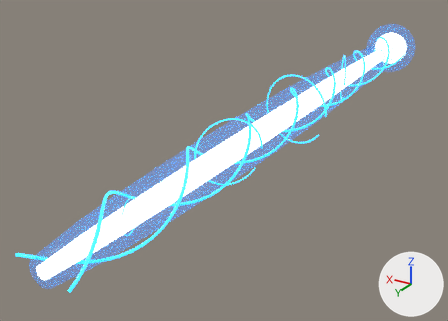
Renders of the glTF model public/assets/models/powerups/laser-beam.glb from each side of a commit.
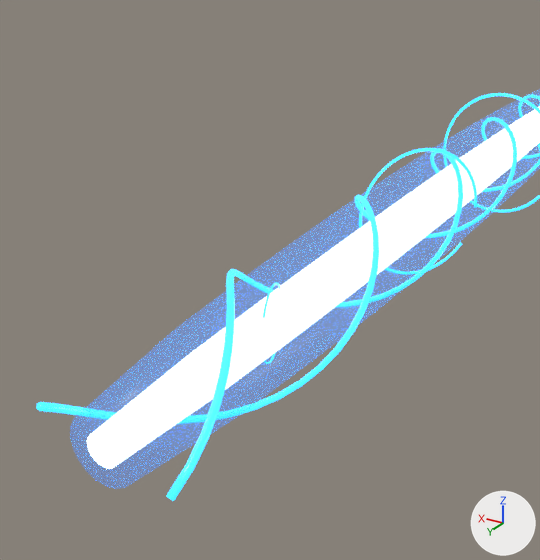
There are two pictures of each version: one whole from a 50 mm lens placed at (-23.8, 87.0, 25.6), pointed at (5.2, 38.7, 1.4), one close up from a 50 mm lens placed at (-10.7, 77.3, 16.6), pointed at (-1.6, 62.2, 9.0). Arrows for +X, +Y and +Z are at lower right; the lights stay in place. The older version's two pictures come first. Both versions are drawn at frame 16 of the action 'laser_activate'; the numbers are the values there.

In view in the first close-up: 'beam-blue-envelope', 'helical-beam-filament', 'helical-beam-filament.001' and 3 more.
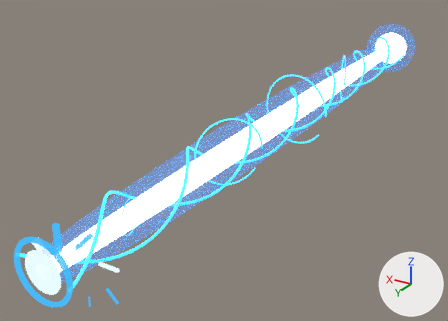
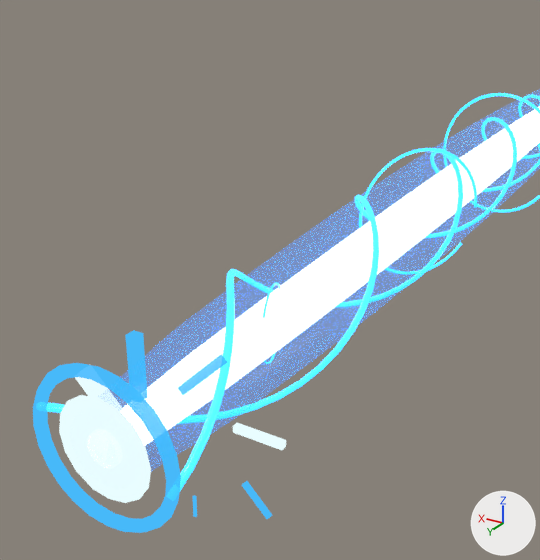
Boxes (x1, y1, x2, y2) around the edits, measured in the close-ups (540 x 560 px):
'laser-impact-core', added: after (59, 395, 151, 503)
'laser-impact-ring', added (blue): after (33, 363, 181, 533)
'laser-impact-spark-2', added (blue): after (125, 330, 146, 386)
'laser-impact-spark-4', added: after (233, 423, 286, 450)
'laser-impact-spark-3', added (blue): after (178, 354, 227, 396)
'laser-impact-spark-1', added: after (75, 377, 107, 397)
'laser-impact-spark-5', added: after (242, 481, 272, 519)
'laser-impact-spark-6', added: after (192, 495, 197, 517)

Patch to the scene script:
```diff
--- a/public/assets/models/powerups/laser-beam.glb.py
+++ b/public/assets/models/powerups/laser-beam.glb.py
@@ mat_laser_impact_cyan @@
+mat_laser_impact_cyan = bpy.data.materials.new('laser-impact-cyan')
+# nodes: BsdfTransparent, Emission, LightPath, MixShader, OutputMaterial
+# colours: blue #40bcff
@@ mat_laser_impact_white @@
+mat_laser_impact_white = bpy.data.materials.new('laser-impact-white')
+# nodes: BsdfTransparent, Emission, LightPath, MixShader, OutputMaterial
+# colours: white #e9fdff
@@ ob_laser_impact_spark_6 @@
+ob_laser_impact_spark_6 = bpy.data.objects.new('laser-impact-spark-6', me_laser_impact_spark_6)  # a box spanning x -0.5..0.5, y -0.5..0.5, z -0.5..0.5
+ob_laser_impact_spark_6.parent = ob_laser_wall_impact
+ob_laser_impact_spark_6.location = (0.0269, -3.333, -4.042)
+ob_laser_impact_spark_6.rotation_euler = (0.0, 3.135, 0.0)  # degrees (0, 180, 0)
+ob_laser_impact_spark_6.scale = (0.0805, 0.0805, 0.717)
@@ ob_laser_wall_impact @@
+ob_laser_wall_impact = bpy.data.objects.new('laser-wall-impact', None)
+ob_laser_wall_impact.parent = ob_laser_beam_root
+ob_laser_wall_impact.location = (0.0, 66.96, 6.15)
@@ ob_laser_impact_spark_5 @@
+ob_laser_impact_spark_5 = bpy.data.objects.new('laser-impact-spark-5', me_laser_impact_spark_6.copy())
+ob_laser_impact_spark_5.parent = ob_laser_wall_impact
+ob_laser_impact_spark_5.location = (-2.4, -2.833, -2.432)
+ob_laser_impact_spark_5.rotation_euler = (0.0, -2.363, 0.0)  # degrees (0, -135, 0)
+ob_laser_impact_spark_5.scale = (0.133, 0.133, 1.09)
@@ ob_laser_impact_spark_4 @@
+ob_laser_impact_spark_4 = bpy.data.objects.new('laser-impact-spark-4', me_laser_impact_spark_4)  # a box spanning x -0.5..0.5, y -0.5..0.5, z -0.5..0.5
+ob_laser_impact_spark_4.parent = ob_laser_wall_impact
+ob_laser_impact_spark_4.location = (-2.792, -2.333, -0.0186)
+ob_laser_impact_spark_4.rotation_euler = (0.0, -1.577, 0.0)  # degrees (0, -90, 0)
+ob_laser_impact_spark_4.scale = (0.185, 0.185, 1.39)
@@ ob_laser_impact_spark_3 @@
+ob_laser_impact_spark_3 = bpy.data.objects.new('laser-impact-spark-3', me_laser_impact_spark_6.copy())
+ob_laser_impact_spark_3.parent = ob_laser_wall_impact
+ob_laser_impact_spark_3.location = (-1.542, -1.833, 1.522)
+ob_laser_impact_spark_3.rotation_euler = (0.0, -0.792, 0.0)  # degrees (0, -45, 0)
+ob_laser_impact_spark_3.scale = (0.238, 0.238, 1.61)
@@ ob_laser_impact_spark_2 @@
+ob_laser_impact_spark_2 = bpy.data.objects.new('laser-impact-spark-2', me_laser_impact_spark_6.copy())
+ob_laser_impact_spark_2.parent = ob_laser_wall_impact
+ob_laser_impact_spark_2.location = (-0.0103, -1.333, 1.542)
+ob_laser_impact_spark_2.rotation_euler = (0.0, -0.00667, 0.0)  # degrees (0, -0.4, 0)
+ob_laser_impact_spark_2.scale = (0.29, 0.29, 1.76)
@@ ob_laser_impact_spark_1 @@
+ob_laser_impact_spark_1 = bpy.data.objects.new('laser-impact-spark-1', me_laser_impact_spark_1)  # a box spanning x -0.5..0.5, y -0.5..0.5, z -0.5..0.5
+ob_laser_impact_spark_1.parent = ob_laser_wall_impact
+ob_laser_impact_spark_1.location = (0.644, -0.833, 0.652)
+ob_laser_impact_spark_1.rotation_euler = (0.0, 0.779, 0.0)  # degrees (0, 45, 0)
+ob_laser_impact_spark_1.scale = (0.343, 0.343, 1.83)
@@ ob_laser_impact_ring @@
+ob_laser_impact_ring = bpy.data.objects.new('laser-impact-ring', me_laser_impact_ring)  # 175 vertices, 288 faces; spans x -2.06..2.06, y -0.14..0.14, z -2.06..2.06
+ob_laser_impact_ring.parent = ob_laser_wall_impact
+ob_laser_impact_ring.location = (0.0, 0.0, 0.0)
+ob_laser_impact_ring.scale = (1.07, 1.07, 1.07)
@@ ob_laser_impact_core @@
+ob_laser_impact_core = bpy.data.objects.new('laser-impact-core', me_laser_impact_core)  # 93 vertices, 168 faces; spans x -1.0..1.0, y -1.0..1.0, z -1.0..1.0
+ob_laser_impact_core.parent = ob_laser_wall_impact
+ob_laser_impact_core.location = (0.0, 0.0, 0.0)
+ob_laser_impact_core.scale = (1.41, 0.12, 1.41)
```
